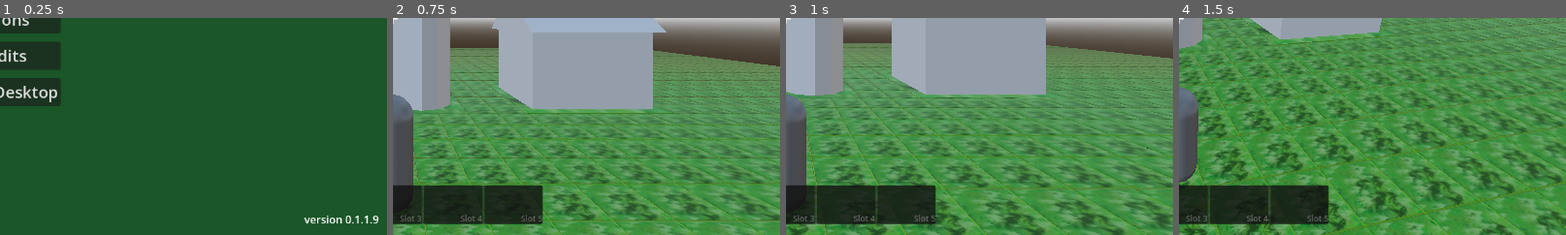
Above: before the commit, frames 1-4 (left to right).
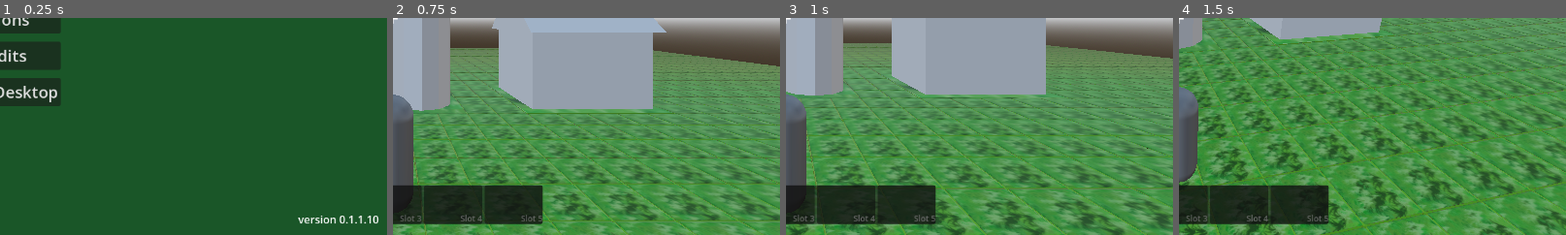
Above: after the commit, the same moments.

Repository: MatGalos/project-agriculural-life
Game: Godot game, scene res://Scenes/UIs/Menus/LaunchMenu/MainMenu.tscn
Two runs of this game, one before a commit and one after it. Both use one fixed random seed, a clock stepped at 60 frames per second and the inputs below.
Inputs (mouse positions are % of the whole screen's width and height, from its top left):
- Up to frame 1 (0.25 s): no input
- Up to frame 2 (0.75 s): click "Start the game" at 0.5 s
- Up to frame 3 (1 s): no input
- Up to frame 4 (1.5 s): tap Enter at 1.25 s; move the mouse to (55, 50) at 1.27 s; hold W (move_forward) from 1.28 s (still down); tap 1 (hotbar_slot_1) at 1.35 s
The pictures show only the part of the screen within x 50-100%, y 50-100%; the shares and areas given below are measured in that part.

The runs differ from the first frame. In frame 1, 0.5% of the frame differs, in the area x 76-98%, y 91-95%; in frame 2, nothing differs; in frame 3, nothing differs; in frame 4, nothing differs.

Commit message:
Implemented item category for tools

Diff:
--- /dev/null
+++ b/Data/Items/Tools/hoe_item.tres
@@ -0,0 +1,14 @@
+[gd_resource type="Resource" script_class="ToolItemData" format=3 uid="uid://c88ap75j5udds"]
+
+[ext_resource type="Script" uid="uid://cmxvwq3u04826" path="res://Scripts/Items/ToolItemData.gd" id="1_rqkvv"]
+[ext_resource type="Texture2D" uid="uid://bux3fyra01i6q" path="res://Assets/Icons/Items/Tools/hoe.png" id="1_yah0f"]
+
+[resource]
+script = ExtResource("1_rqkvv")
+id = "hoe"
+display_name = "Hoe"
+description = "Used to plow soil."
+icon = ExtResource("1_yah0f")
+max_stack = 1
+category = 2
+metadata/_custom_type_script = "uid://cmxvwq3u04826"
--- /dev/null
+++ b/Data/Items/Tools/scythe_item.tres
@@ -0,0 +1,15 @@
+[gd_resource type="Resource" script_class="ToolItemData" format=3 uid="uid://8haib013i3dl"]
+
+[ext_resource type="Texture2D" uid="uid://v6n3v5sq41ch" path="res://Assets/Icons/Items/Tools/Scythe.png" id="1_4olr2"]
+[ext_resource type="Script" uid="uid://cmxvwq3u04826" path="res://Scripts/Items/ToolItemData.gd" id="1_81bfs"]
+
+[resource]
+script = ExtResource("1_81bfs")
+tool_type = 3
+id = "scythe"
+display_name = "Scythe"
+description = " Used to harvest mature crops."
+icon = ExtResource("1_4olr2")
+max_stack = 1
+category = 2
+metadata/_custom_type_script = "uid://cmxvwq3u04826"
--- /dev/null
+++ b/Data/Items/Tools/seed_bag_item.tres
@@ -0,0 +1,15 @@
+[gd_resource type="Resource" script_class="ToolItemData" format=3 uid="uid://dkf56y2mm73dg"]
+
+[ext_resource type="Script" uid="uid://cmxvwq3u04826" path="res://Scripts/Items/ToolItemData.gd" id="1_dtacn"]
+[ext_resource type="Texture2D" uid="uid://dosrblq7150d5" path="res://Assets/Icons/Items/Tools/SeedBag.png" id="1_slbn7"]
+
+[resource]
+script = ExtResource("1_dtacn")
+tool_type = 2
+id = "seed_bag"
+display_name = "Seed Bag"
+description = "Used to plant seeds."
+icon = ExtResource("1_slbn7")
+max_stack = 1
+category = 2
+metadata/_custom_type_script = "uid://cmxvwq3u04826"
--- /dev/null
+++ b/Data/Items/Tools/watering_can_item.tres
@@ -0,0 +1,15 @@
+[gd_resource type="Resource" script_class="ToolItemData" format=3 uid="uid://btisn5y1xgx8q"]
+
+[ext_resource type="Script" uid="uid://cmxvwq3u04826" path="res://Scripts/Items/ToolItemData.gd" id="1_2dbb7"]
+[ext_resource type="Texture2D" uid="uid://cd3rkw78d37wf" path="res://Assets/Icons/Items/Tools/WateringCan.png" id="1_uuknd"]
+
+[resource]
+script = ExtResource("1_2dbb7")
+tool_type = 1
+id = "watering_can"
+display_name = "Watering Can"
+description = "Used to water crops."
+icon = ExtResource("1_uuknd")
+max_stack = 1
+category = 2
+metadata/_custom_type_script = "uid://cmxvwq3u04826"
--- /dev/null
+++ b/Scripts/Items/ToolItemData.gd
@@ -0,0 +1,12 @@
+extends ItemData
+class_name ToolItemData
+
+enum ToolType {
+	HOE,
+	WATERING_CAN,
+	SEED_BAG,
+	SCYTHE
+}
+
+@export var tool_type: ToolType = ToolType.HOE
+@export var model_scene: PackedScene
--- a/project.godot
+++ b/project.godot
@@ -11,7 +11,7 @@
 [application]
 
 config/name="Project_Agricultural_life"
-config/version="0.1.1.9"
+config/version="0.1.1.10"
 run/main_scene="uid://bg2wnf0pafkqt"
 config/features=PackedStringArray("4.6", "Forward Plus")
 config/icon="res://Assets/Icons/AppIcons/icon.svg"
Not shown, added: Scripts/Items/ToolItemData.gd.uid
Not shown, changed: README.md
